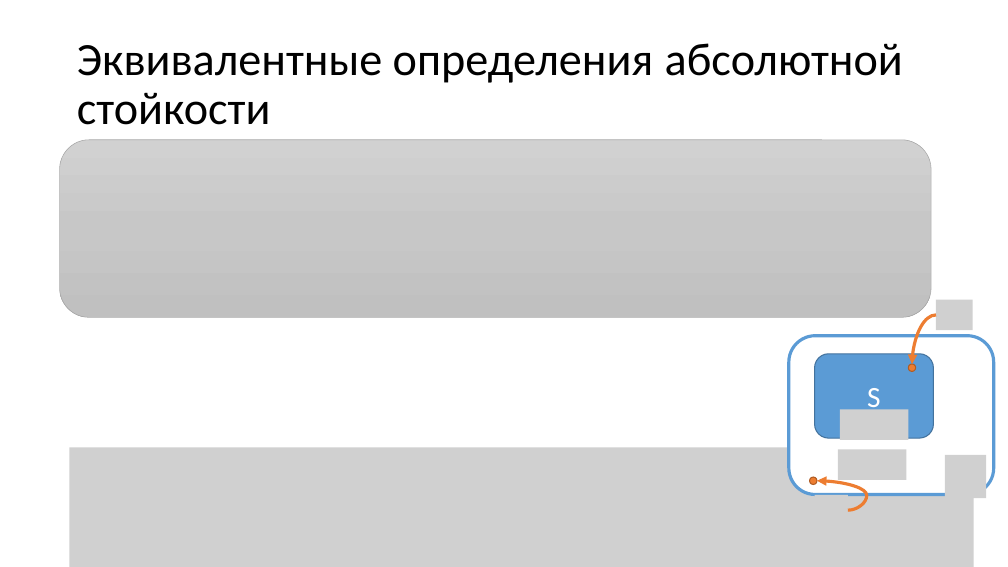
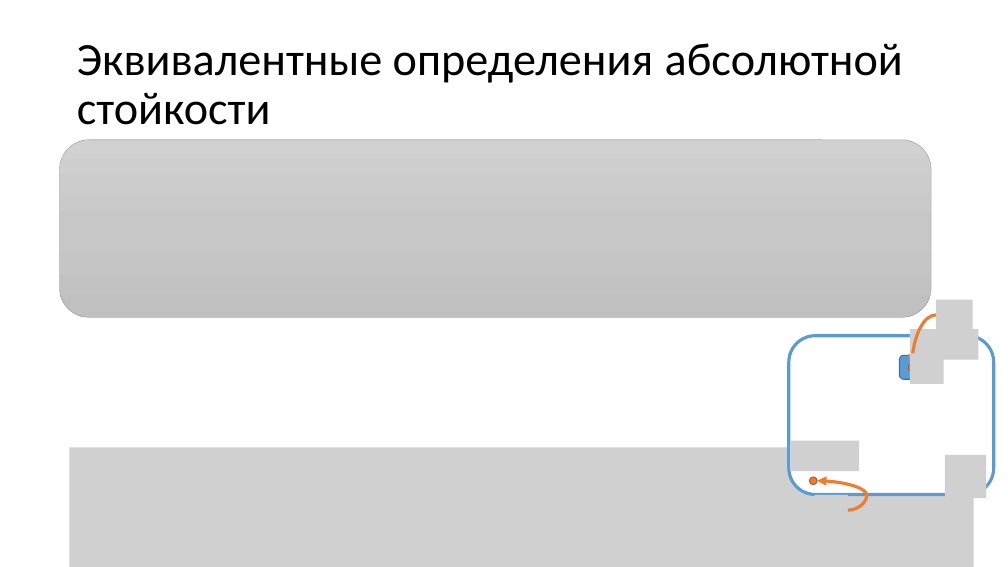
Before and after one commit to CryptoCourse/CryptoLectures, a slide deck: slide 56 of Lectures/Lecture1.pptx. Drawn at 1008x567 pixels with LibreOffice and Linux fonts; fonts in the diff are those of the drawing; grey boxes stand for pictures. Boxes give left, top, right and bottom in pixels: in the first picture for what was removed or moved away, otherwise in the second. Text is boxed around its words. In the diff, an @@ line names an element or a change of style, - is before the commit and + after.

```diff
--- a/Lectures/Lecture1.pptx
+++ b/Lectures/Lecture1.pptx
@@ picture added at [910, 329, 979, 359] @@
@@ rounded rectangle removed at [815, 354, 934, 439] @@
-S
@@ rounded rectangle added at [900, 355, 939, 380], fill #5B9BD5, outline #43739E 1 pt @@
@@ picture added at [910, 354, 944, 384] @@
@@ picture removed at [840, 410, 909, 440] @@
@@ picture added at [791, 441, 860, 471] @@
@@ picture removed at [838, 449, 907, 479] @@
```
Also in this commit, not shown: 2 other slides changed, 1 other file.
